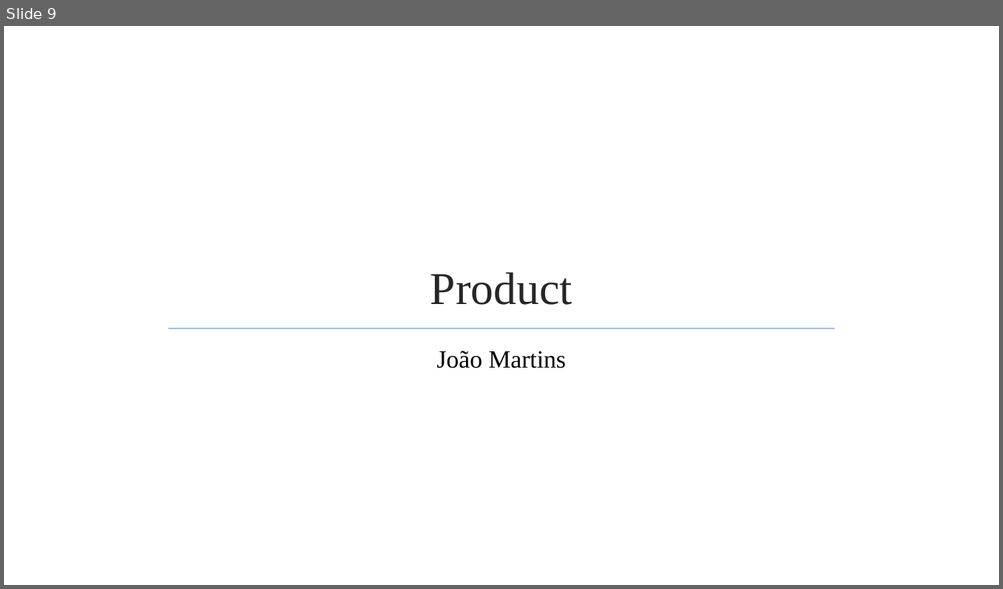
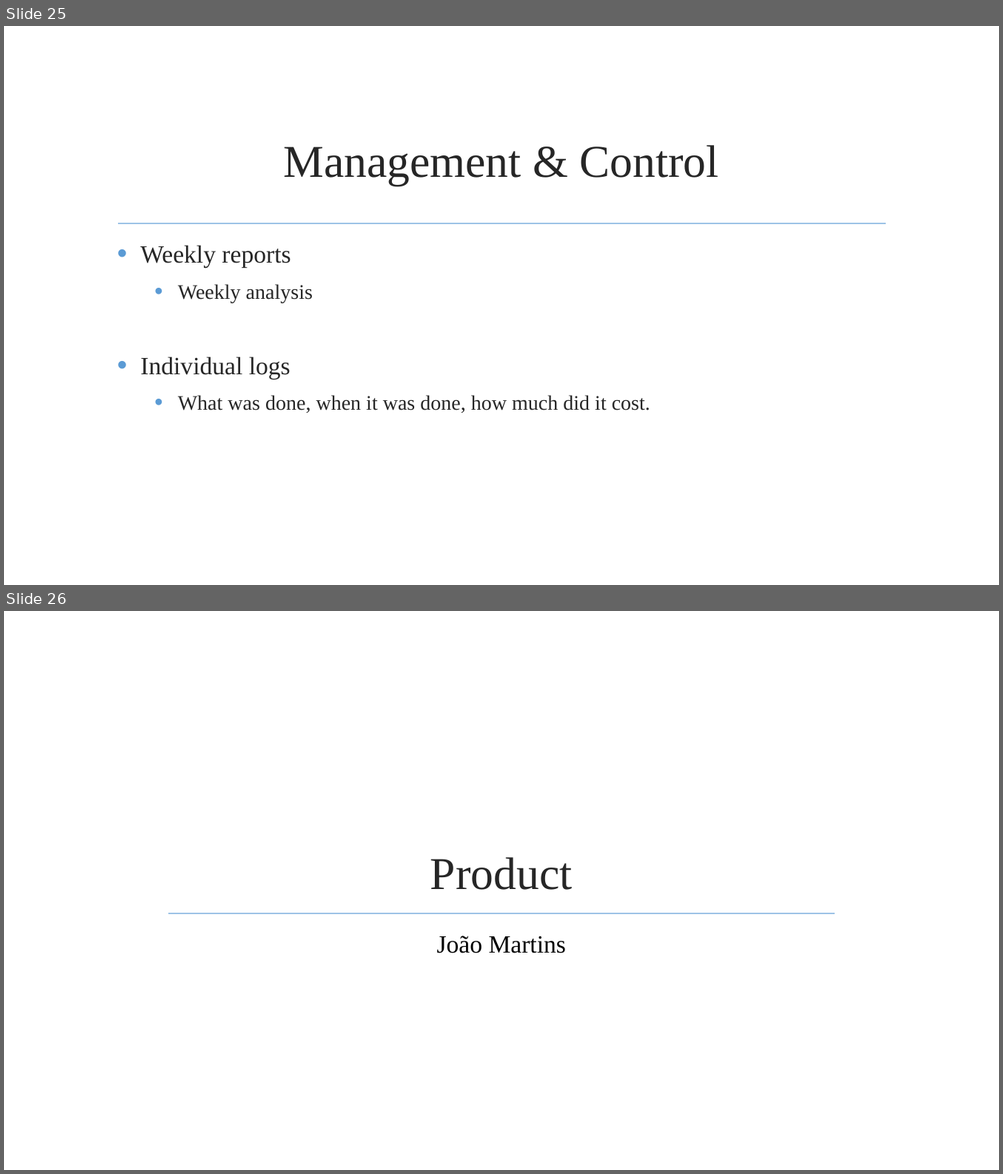
Before and after one commit to jmgirao/projetosoftware1213, a slide deck: Final Presentation/Presentation.pptx. Shown one above the other, each under a label of ours: slide 9 before the commit, slides 25 and 26 after it. The pictures are 1003x589 and 1003x1174 pixels, drawn with LibreOffice and Linux fonts; fonts in the diff are those of the drawing; background and template pictures are left out. Boxes give left, top, right and bottom in pixels: in the first picture for what was removed or moved away, otherwise in the second. Text is boxed around its words. In the diff, an @@ line names an element or a change of style, - is before the commit and + after.

```diff
--- a/Final Presentation/Presentation.pptx
+++ b/Final Presentation/Presentation.pptx
@@ slide 25 added at (4,26,999,585), background picture (left out) @@
@@ title added at (283,145,719,186), 44 pt, text #262626 @@
+Management & Control
@@ line added from (118, 224) to (885, 224), #9DC3E6 1.25 pt @@
@@ text added at (140,245,650,413), 20 pt, text #262626 @@
+• Weekly reports
+  • Weekly analysis
+• Individual logs
+  • What was done, when it was done, how much did it cost.
@@ what was slide 9 is now slide 26 @@
```
Also in this commit, not shown: 19 other slides added.
